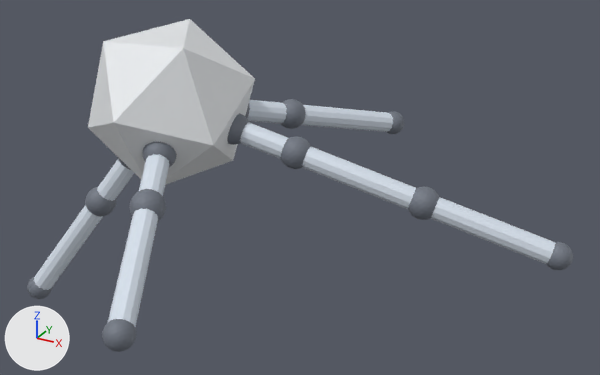
One commit to the glTF model models/g0_33222_0_abs.glb: the scene before it, then after it.
The view is the same before and after, from a 50 mm camera at (0.45, -0.576, 0.441) aimed at (0.103, 0.055, 0.125). The lights are fixed; the arrows at lower left show +X, +Y and +Z. The first picture is the older version.

The scene before the commit, as lines of its bpy script (objects in view):
```python
ob_body = bpy.data.objects.new('body', None)
ob_body.parent = ob_mujoco_world_zup_to_yup
ob_body.location = (0.0, -0.207, 0.0)
ob_body.rotation_euler = (-1.095, -0.0274, -0.0449)  # degrees (-63, -1.6, -2.6)
ob_geom_29 = bpy.data.objects.new('geom_29', me_mesh_4)
ob_geom_29.parent = ob_seg_1_2
ob_geom_29.location = (0.0, -0.12, 0.0)
ob_leg_1 = bpy.data.objects.new('leg_1', None)
ob_leg_1.parent = ob_mujoco_world_zup_to_yup
ob_leg_1.location = (0.0599, -0.19, 0.012)
ob_leg_1.rotation_euler = (0.425, -2.048, 1.473)  # degrees (24, -117, 84)
ob_leg_2 = bpy.data.objects.new('leg_2', None)
ob_leg_2.parent = ob_mujoco_world_zup_to_yup
ob_leg_2.location = (-0.034, -0.156, -0.0168)
ob_leg_2.rotation_euler = (1.045, 1.26, -1.53)  # degrees (60, 72, -88)
ob_leg_3 = bpy.data.objects.new('leg_3', None)
ob_leg_3.parent = ob_mujoco_world_zup_to_yup
ob_leg_3.location = (0.036, -0.193, 0.0504)
ob_leg_3.rotation_euler = (-0.984, 0.309, 1.517)  # degrees (-56, 18, 87)
ob_leg_4 = bpy.data.objects.new('leg_4', None)
ob_leg_4.parent = ob_mujoco_world_zup_to_yup
ob_leg_4.location = (0.0253, -0.181, -0.0522)
ob_leg_4.rotation_euler = (1.966, 0.476, -1.602)  # degrees (113, 27, -92)
ob_seg_2_1 = bpy.data.objects.new('seg_2_1', None)
ob_seg_2_1.parent = ob_mujoco_world_zup_to_yup
ob_seg_2_1.location = (-0.0661, -0.108, -0.0327)
ob_seg_2_1.rotation_euler = (1.045, 1.26, -1.53)  # degrees (60, 72, -88)
ob_seg_3_1 = bpy.data.objects.new('seg_3_1', None)
ob_seg_3_1.parent = ob_mujoco_world_zup_to_yup
ob_seg_3_1.location = (0.07, -0.18, 0.098)
ob_seg_3_1.rotation_euler = (-0.984, 0.309, 1.517)  # degrees (-56, 18, 87)
ob_seg_4_1 = bpy.data.objects.new('seg_4_1', None)
ob_seg_4_1.parent = ob_mujoco_world_zup_to_yup
ob_seg_4_1.location = (0.0492, -0.157, -0.101)
ob_seg_4_1.rotation_euler = (1.966, 0.476, -1.602)  # degrees (113, 27, -92)
# also in view: 'geom_10' at (-0.066, -0.033, 0.108); 'geom_11' at (-0.098, -0.049, 0.06); 'geom_26' at (0.173, 0.035, 0.157); 'geom_0' at (0.0, 0.0, 0.207); 'geom_24' at (0.088, 0.018, 0.182)
```
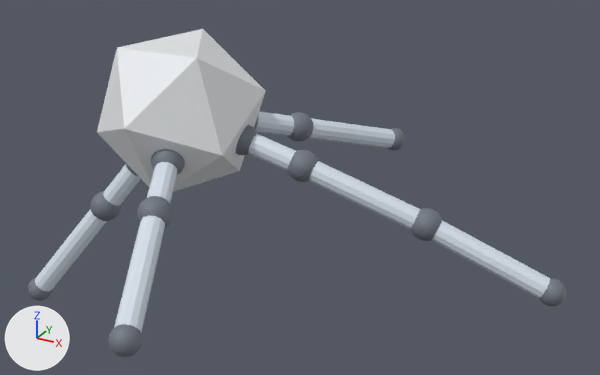
Not drawn themselves, but carrying or shaping drawn objects: ob_body, ob_leg_2, ob_seg_2_1, ob_leg_3, ob_seg_3_1, ob_leg_4, ob_seg_4_1, ob_leg_1, ob_seg_1_1, ob_seg_1_2.

What differs and where, as boxes [x1, y1, x2, y2] in the pictures (600 x 375 px):
'geom_0', moved, turned
    before: [88, 19, 255, 185]
    after: [97, 29, 266, 192]
'geom_28', moved, turned
    before: [431, 197, 556, 264]
    after: [432, 220, 551, 298]
'geom_26', moved, turned
    before: [302, 147, 416, 209]
    after: [309, 161, 420, 229]
'geom_21', moved, turned
    before: [108, 208, 158, 327]
    after: [114, 215, 165, 333]
'geom_16', moved, turned
    before: [302, 105, 393, 132]
    after: [309, 119, 395, 148]
'geom_11', moved, turned
    before: [34, 205, 103, 290]
    after: [35, 209, 107, 292]
'geom_24', moved, turned
    before: [240, 122, 288, 159]
    after: [248, 134, 296, 171]
'geom_27', moved, turned
    before: [408, 186, 439, 220]
    after: [411, 208, 442, 241]
'geom_19', moved, turned
    before: [139, 154, 169, 196]
    after: [147, 162, 177, 203]
'geom_14', moved, turned
    before: [247, 100, 287, 123]
    after: [255, 111, 294, 136]
'geom_22', moved, turned
    before: [102, 319, 136, 352]
    after: [108, 324, 142, 357]
'geom_25', moved, turned
    before: [280, 136, 311, 169]
    after: [288, 150, 318, 182]
'geom_9', moved, turned
    before: [97, 159, 134, 201]
    after: [103, 164, 141, 206]
'geom_20', moved, turned
    before: [130, 189, 166, 221]
    after: [137, 196, 173, 229]
'geom_29', moved, turned
    before: [546, 242, 573, 270]
    after: [539, 278, 567, 306]
'geom_15', moved, turned
    before: [280, 99, 306, 129]
    after: [288, 112, 313, 142]
'geom_23', moved, turned
    before: [227, 113, 249, 145]
    after: [236, 125, 258, 155]
'geom_18', moved, turned
    before: [143, 142, 177, 167]
    after: [151, 149, 185, 175]
'geom_10', moved, turned
    before: [85, 187, 116, 217]
    after: [90, 191, 121, 221]
'geom_17', moved, turned
    before: [387, 111, 404, 134]
    after: [388, 128, 405, 151]
'geom_12', moved, turned
    before: [27, 277, 52, 299]
    after: [28, 278, 52, 301]
'geom_8', moved, turned (mostly hidden)
    before: [118, 157, 131, 170]
    after: [126, 163, 139, 177]
'geom_13', moved, turned (mostly hidden)
    before: [245, 104, 250, 118]
    after: [254, 116, 258, 129]

Patch to the scene script:
```diff
--- a/models/g0_33222_0_abs.glb.py
+++ b/models/g0_33222_0_abs.glb.py
@@ ob_body @@
 ob_body.parent = ob_mujoco_world_zup_to_yup
-ob_body.location = (0.0, -0.207, 0.0)
-ob_body.rotation_euler = (-1.095, -0.0274, -0.0449)  # degrees (-63, -1.6, -2.6)
+ob_body.location = (0.00647, -0.199, 0.00531)
+ob_body.rotation_euler = (-1.126, -0.0205, -0.0136)  # degrees (-65, -1.2, -0.8)
@@ ob_leg_2 @@
 ob_leg_2.parent = ob_mujoco_world_zup_to_yup
-ob_leg_2.location = (-0.034, -0.156, -0.0168)
-ob_leg_2.rotation_euler = (1.045, 1.26, -1.53)  # degrees (60, 72, -88)
+ob_leg_2.location = (-0.0292, -0.15, -0.0128)
+ob_leg_2.rotation_euler = (0.923, 1.206, -1.626)  # degrees (53, 69, -93)
@@ ob_seg_2_1 @@
 ob_seg_2_1.parent = ob_mujoco_world_zup_to_yup
-ob_seg_2_1.location = (-0.0661, -0.108, -0.0327)
-ob_seg_2_1.rotation_euler = (1.045, 1.26, -1.53)  # degrees (60, 72, -88)
+ob_seg_2_1.location = (-0.0629, -0.103, -0.0299)
+ob_seg_2_1.rotation_euler = (0.921, 1.206, -1.626)  # degrees (53, 69, -93)
@@ ob_leg_3 @@
 ob_leg_3.parent = ob_mujoco_world_zup_to_yup
-ob_leg_3.location = (0.036, -0.193, 0.0504)
-ob_leg_3.rotation_euler = (-0.984, 0.309, 1.517)  # degrees (-56, 18, 87)
+ob_leg_3.location = (0.0424, -0.182, 0.055)
+ob_leg_3.rotation_euler = (-0.987, 0.359, 1.522)  # degrees (-57, 21, 87)
@@ ob_seg_3_1 @@
 ob_seg_3_1.parent = ob_mujoco_world_zup_to_yup
-ob_seg_3_1.location = (0.07, -0.18, 0.098)
-ob_seg_3_1.rotation_euler = (-0.984, 0.309, 1.517)  # degrees (-56, 18, 87)
+ob_seg_3_1.location = (0.0763, -0.166, 0.102)
+ob_seg_3_1.rotation_euler = (-1.048, 0.359, 1.522)  # degrees (-60, 21, 87)
@@ ob_leg_4 @@
 ob_leg_4.parent = ob_mujoco_world_zup_to_yup
-ob_leg_4.location = (0.0253, -0.181, -0.0522)
-ob_leg_4.rotation_euler = (1.966, 0.476, -1.602)  # degrees (113, 27, -92)
+ob_leg_4.location = (0.0306, -0.174, -0.0478)
+ob_leg_4.rotation_euler = (1.962, 0.442, -1.567)  # degrees (112, 25, -90)
@@ ob_seg_4_1 @@
 ob_seg_4_1.parent = ob_mujoco_world_zup_to_yup
-ob_seg_4_1.location = (0.0492, -0.157, -0.101)
-ob_seg_4_1.rotation_euler = (1.966, 0.476, -1.602)  # degrees (113, 27, -92)
+ob_seg_4_1.location = (0.0534, -0.15, -0.098)
+ob_seg_4_1.rotation_euler = (1.975, 0.442, -1.567)  # degrees (113, 25, -90)
@@ ob_leg_1 @@
 ob_leg_1.parent = ob_mujoco_world_zup_to_yup
-ob_leg_1.location = (0.0599, -0.19, 0.012)
-ob_leg_1.rotation_euler = (0.425, -2.048, 1.473)  # degrees (24, -117, 84)
+ob_leg_1.location = (0.0659, -0.179, 0.0163)
+ob_leg_1.rotation_euler = (0.424, -2.003, 1.501)  # degrees (24, -115, 86)
@@ ob_seg_1_1 @@
 ob_seg_1_1.parent = ob_mujoco_world_zup_to_yup
-ob_seg_1_1.location = (0.116, -0.173, 0.0234)
-ob_seg_1_1.rotation_euler = (0.425, -2.048, 1.473)  # degrees (24, -117, 84)
+ob_seg_1_1.location = (0.122, -0.161, 0.0266)
+ob_seg_1_1.rotation_euler = (0.468, -2.003, 1.501)  # degrees (27, -115, 86)
@@ ob_seg_1_2 @@
 ob_seg_1_2.parent = ob_mujoco_world_zup_to_yup
-ob_seg_1_2.location = (0.23, -0.14, 0.0461)
-ob_seg_1_2.rotation_euler = (0.425, -2.048, 1.473)  # degrees (24, -117, 84)
+ob_seg_1_2.location = (0.232, -0.119, 0.0493)
+ob_seg_1_2.rotation_euler = (0.333, -1.977, 1.649)  # degrees (19, -113, 94)
```
